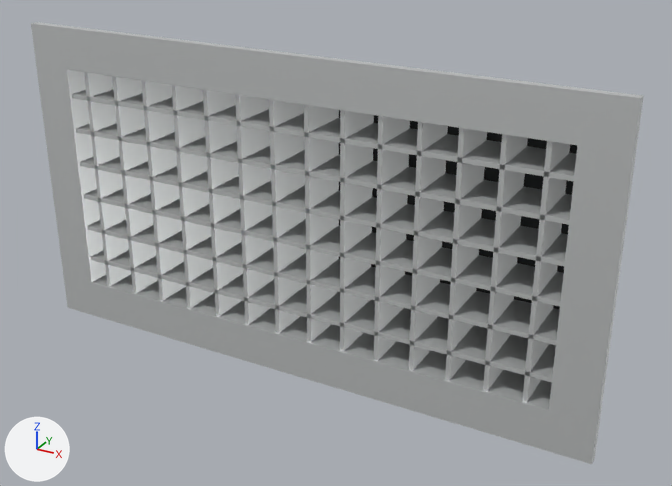
Two versions of the glTF model STAIANO-3D/public/models/ecoclima/egqr/ecoclima-egqr-200x100.glb, one commit apart.
Both versions are drawn from a 50 mm lens placed at (0.152, -0.244, 0.12), pointed at (0.01, 0.013, -0.009). Every picture has the same lights, and +X, +Y and +Z are marked at lower left. The first picture is the older version.

Script lines for the objects in view, before the commit:
```python
ob_profile_cornice_093 = bpy.data.objects.new('Profile_cornice.093', me_profile_cornice_093)
ob_profile_cornice_093.location = (0.0, 0.0, 0.0)
ob_profile_cornice_094 = bpy.data.objects.new('Profile_cornice.094', me_profile_cornice_094)
ob_profile_cornice_094.location = (0.0, 0.0, 0.0)
ob_profile_cornice_096 = bpy.data.objects.new('Profile_cornice.096', me_profile_cornice_096)
ob_profile_cornice_096.location = (0.0, 0.0, 0.0)
ob_profile_maglia_orizzontale_030 = bpy.data.objects.new('Profile_maglia_orizzontale.030', me_profile_maglia_orizzontale_030)
ob_profile_maglia_orizzontale_030.location = (0.0, 0.0, 0.0)
ob_profile_maglia_orizzontale_031 = bpy.data.objects.new('Profile_maglia_orizzontale.031', me_profile_maglia_orizzontale_031)
ob_profile_maglia_orizzontale_031.location = (0.0, 0.0, 0.0)
ob_profile_maglia_orizzontale_032 = bpy.data.objects.new('Profile_maglia_orizzontale.032', me_profile_maglia_orizzontale_032)
ob_profile_maglia_orizzontale_032.location = (0.0, 0.0, 0.0)
ob_profile_maglia_orizzontale_033 = bpy.data.objects.new('Profile_maglia_orizzontale.033', me_profile_maglia_orizzontale_033)
ob_profile_maglia_orizzontale_033.location = (0.0, 0.0, 0.0)
ob_profile_maglia_orizzontale_034 = bpy.data.objects.new('Profile_maglia_orizzontale.034', me_profile_maglia_orizzontale_034)
ob_profile_maglia_orizzontale_034.location = (0.0, 0.0, 0.0)
ob_profile_maglia_verticale_055 = bpy.data.objects.new('Profile_maglia_verticale.055', me_profile_maglia_verticale_055)
ob_profile_maglia_verticale_055.location = (0.0, 0.0, 0.0)
# also in view: 'Profile_cornice.095' at (-0.1, 0.002, 0.0); 'Profile_maglia_verticale.058' at (0.084, 0.011, 0.0); 'Profile_maglia_verticale.052' at (0.007, 0.011, 0.0); 'Profile_maglia_verticale.054' at (0.032, 0.011, 0.0); 'Profile_ritorno.097' at (0.0, 0.013, -0.043)
```
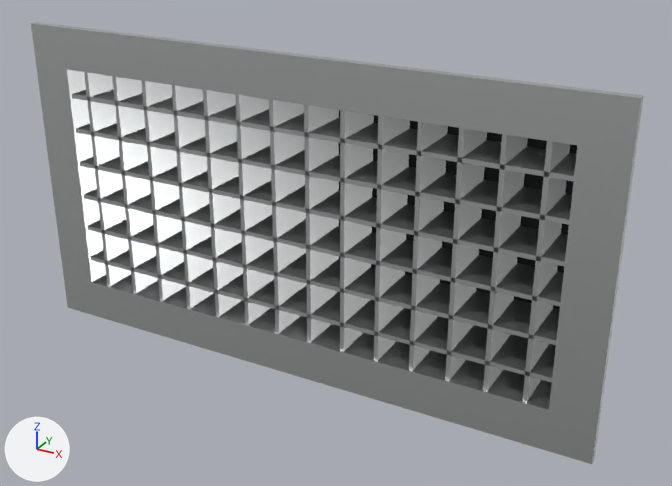
What the commit changed:
In material 'Profile metallo' (mat_profile_metallo), metallic goes from 0.55 to 0.95.
In material 'Profile metallo' (mat_profile_metallo), roughness goes from 0.42 to 0.36.

Boxes [x1, y1, x2, y2] around the edits, measured in the pictures (672 x 486 px):
'Profile_cornice.093', surface changed
    both: [31, 22, 644, 154]
'Profile_cornice.094', surface changed (darker)
    both: [63, 275, 600, 464]
'Profile_cornice.096', surface changed
    both: [549, 145, 636, 423]
'Profile_maglia_orizzontale.030', surface changed
    both: [91, 250, 556, 382]
'Profile_maglia_orizzontale.031', surface changed
    both: [87, 220, 560, 345]
'Profile_maglia_orizzontale.032', surface changed
    both: [83, 189, 564, 306]
'Profile_maglia_orizzontale.033', surface changed
    both: [80, 157, 568, 266]
'Profile_maglia_orizzontale.034', surface changed
    both: [76, 124, 572, 225]
'Profile_cornice.095', surface changed
    both: [36, 65, 97, 282]
'Profile_maglia_orizzontale.035', surface changed
    both: [72, 89, 576, 181]
'Profile_ritorno.097', surface changed
    both: [97, 274, 552, 404]
'Profile_maglia_verticale.051', surface changed
    both: [269, 100, 307, 333]
'Profile_maglia_verticale.052', surface changed
    both: [304, 105, 339, 342]
'Profile_maglia_verticale.050', surface changed
    both: [235, 95, 274, 325]
'Profile_maglia_verticale.049', surface changed
    both: [203, 90, 243, 316]
'Profile_maglia_verticale.048', surface changed
    both: [172, 85, 213, 308]
'Profile_maglia_verticale.047', surface changed (lighter)
    both: [141, 81, 186, 301]
'Profile_maglia_verticale.046', surface changed (lighter)
    both: [112, 76, 158, 293]
'Profile_maglia_verticale.045', surface changed (lighter)
    both: [84, 72, 131, 286]
'Profile_maglia_verticale.057', surface changed
    both: [483, 134, 528, 391]
'Profile_maglia_verticale.058', surface changed
    both: [522, 141, 570, 402]
'Profile_ritorno.098', surface changed (lighter)
    both: [73, 70, 106, 279]
